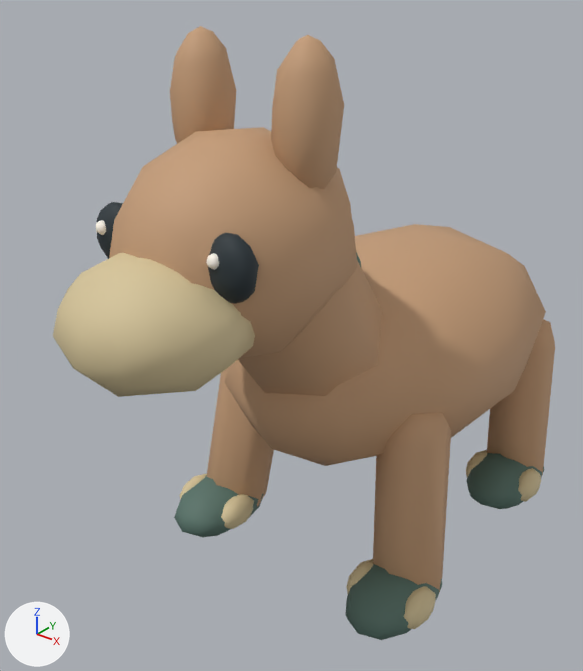
Before and after pictures for a commit that changed the glTF model public/models/rigged/org_merychippus.glb.
Rendered twice from a camera (50 mm lens) standing at (0.829, -1.398, 1.213) and looking at (-0.089, -0.251, 0.503). The axes (+X, +Y, +Z) are drawn at lower left. The lights are the same throughout. The first picture is the older version.

Objects in the first picture: 'Body', 'Eye_L', 'Eye_R', 'Head', 'Leg_BL', 'Leg_FL', 'Leg_FR'.
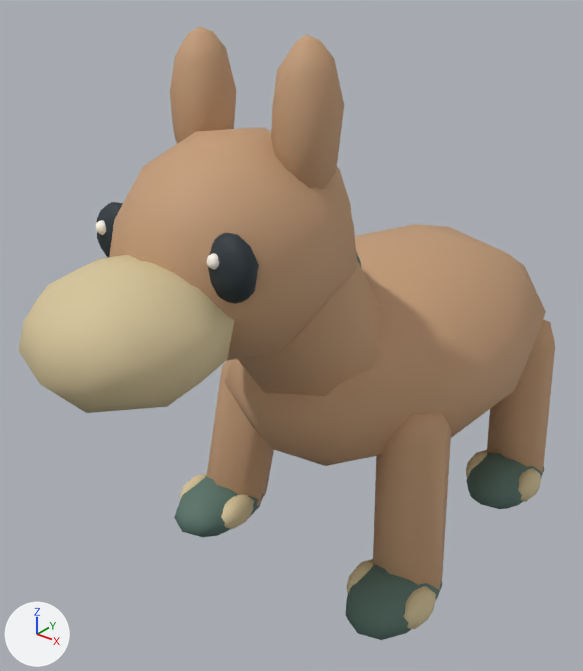
The edits, one by one:
me_sphere_007 is used by ob_head; location (0.0, 0.0, 0.0).
me_sphere_007 had 513 vertices, 974 faces and spanned x -0.176..0.176, y -0.828..-0.114, z 0.337..1.1.
me_sphere_007 now has 513 vertices, 974 faces and spans x -0.176..0.176, y -0.884..-0.114, z 0.337..1.1.
me_sphere_007 part 1: the loose piece of 47 vertices spanning x -0.144..0.144, y -0.828..-0.512, z 0.614..0.821 is moved by (0.0, -0.056, 0.0).

What differs and where, as boxes [x1, y1, x2, y2] in the pictures (583 x 671 px; the box of a moved part takes in the faces that stretch with it):
'Head', reshaped (10% wider): before [53, 26, 382, 397]; after [19, 26, 382, 413]
part 1 of me_sphere_007, moved or reshaped: before [53, 253, 255, 397]; after [19, 255, 234, 413]
